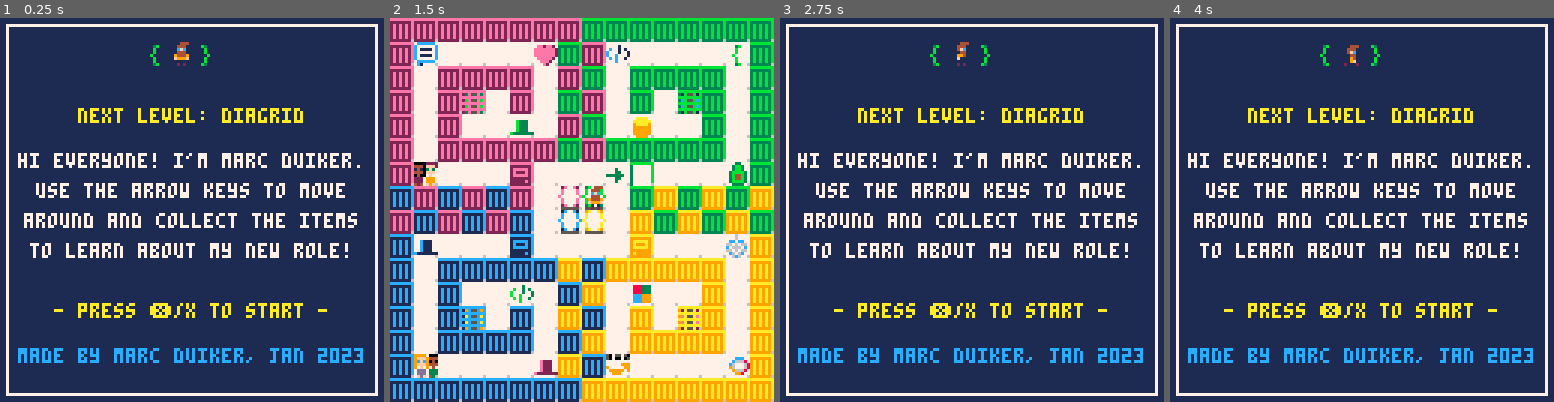
Above: before the commit, frames 1-4 (left to right).
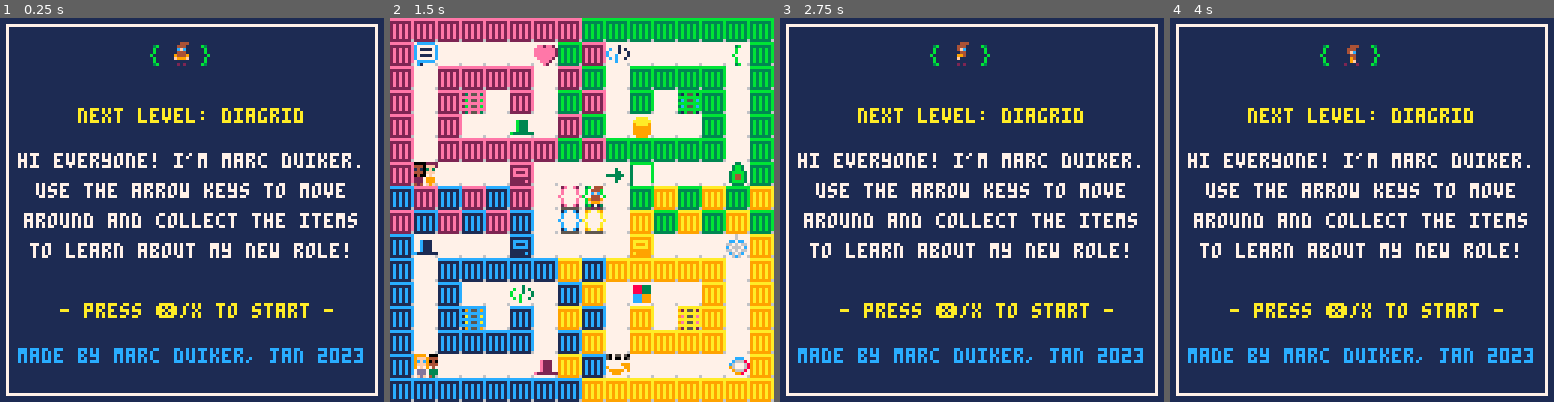
Above: after the commit, the same moments.

Repository: marcduiker/pico-8-games
Game: PICO-8 cartridge carts/diagrid/joiningdiagrid.p8
Same seed, same stepped clock (60 frames per second), same inputs: the game is played once before the commit and once after it.
Inputs:
- Up to frame 1 (0.25 s): no input
- Up to frame 2 (1.5 s): tap X (X key) at 0.33, 1.07 s; tap O (Z key) at 0.7 s
- Up to frame 3 (2.75 s): hold Right 1.6-2.1 s; tap O (Z key) at 1.7, 2.1, 2.5 s; tap X (X key) at 1.85 s; hold Up 2.15-2.42 s; hold Right from 2.47 s (still down)
- Up to frame 4 (4 s): tap O (Z key) at 2.9, 3.3, 3.7 s; tap X (X key) at 2.97 s; release Right at 3.03 s; hold Left 3.08-3.58 s; hold Down 3.63-3.97 s

The runs differ from the first frame. In frame 1, 1.1% of the frame differs, in the area x 14-87%, y 74-79%; in frame 2, nothing differs; in frame 3, 1.1%; in frame 4, 1.1%.

Commit message:
Update start & game over menus

Diff:
--- a/carts/diagrid/joiningdiagrid.p8
+++ b/carts/diagrid/joiningdiagrid.p8
@@ -43,24 +43,23 @@
 
 function draw_start_menu()
 	local title="next level: diagrid"
-	local instr1="hi everyone! i'm marc duiker."
-	local instr2="use the arrow keys to move"
-	local instr3="around and collect the items"
-	local instr4="to learn about my new role!"
-	local start="- press ❎/x to start -"
+	local line1="hi everyone! i'm marc duiker."
+	local line2="use the arrow keys to move"
+	local line3="around and collect the items"
+	local line4="to learn about my new role!"
+	local action="- press ❎/x to start -"
 	local credits="made by marc duiker, jan 2023"
 	rectfill(0,0,127,127,1)
 	rect(2,2,125,125,7)
 	spr(get_frame(menu.anim_move,menu.anim_speed),menu.x*8,menu.y*8)
 	spr(menu.leftspr, (menu.x-1)*8, menu.y*8)
 	spr(menu.rightspr, (menu.x+1)*8, menu.y*8)
-	print(title,hcenter(title),30,10)
-	print(instr1,hcenter(instr1),45,7)
-	print(instr2,hcenter(instr2),55,7)
-	print(instr3, hcenter(instr3),65,7)
-	print(instr4, hcenter(instr4),75,7)
-	print("")
-	print(start,hcenter(start)-2,95,10)
+	print_message(title,30,10)
+	print_message(line1,45,7)
+	print_message(line2,55,7)
+	print_message(line3,65,7)
+	print_message(line4,75,7)
+	print_message(action,95,10)
 	print(credits,hcenter(credits),110,12)
 end
 
@@ -82,9 +81,9 @@
 end
 
 message1 ={
-	line1="i'm joining diagrid",
-	line2="as sr developer advocate!",
-	line3="",
+	line1="",
+	line2="i'm joining diagrid",
+	line3="as sr developer advocate!",
 	line4="",
 	action="press ❎/x to continue"
 }
@@ -99,7 +98,7 @@
 
 message3 ={
 	line1="diagrid creates products that",
-	line2="enables developers to build",
+	line2="enable developers to build",
 	line3="and run distributed systems",
 	line4="quickly and reliably.",
 	action="press ❎/x to continue"
@@ -154,21 +153,24 @@
 
 function draw_game_over()
 	local line1="thanks for playing!"
-	local line2="you can find me at"
+	local line2="you can find me at:"
 	local line3="twitter.com/marcduiker"
 	local line4="mstdn.social/@marcduiker"
 	local line5="github.com/marcduiker"
+	local line6="diagrid.io"
 	local action="press 🅾️/c to play again"
-	local x1=0
-	local x2=128
-	rectfill(x1,28,x2,106,1)
-	rect(x1+2,30,x2-2,104,7)
-	print_message(line1,38,10)
-	print_message(line2,50,7)
-	print_message(line3,60,7)
-	print_message(line4,70,7)
-	print_message(line5,80,7)
-	print_message(action,94,10)
+	rectfill(0,0,127,127,1)
+	rect(2,2,125,125,7)
+	spr(get_frame(menu.anim_move,menu.anim_speed),menu.x*8,menu.y*8)
+	spr(menu.leftspr, (menu.x-1)*8, menu.y*8)
+	spr(menu.rightspr, (menu.x+1)*8, menu.y*8)
+	print_message(line1,30,10)
+	print_message(line2,45,7)
+	print_message(line3,55,7)
+	print_message(line4,65,7)
+	print_message(line5,75,7)
+	print_message(line6,85,7)
+	print_message(action,105,10)
 end
 
 function hcenter(s)
